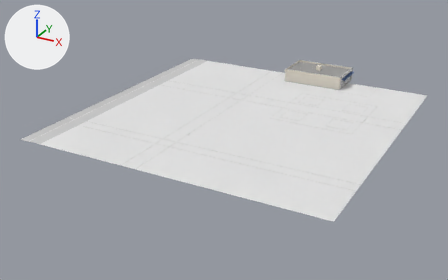
An edit to the glTF model dushanbe_city/assets/city/chunks/chunk_1_2.glb, drawn before and after from the same camera.
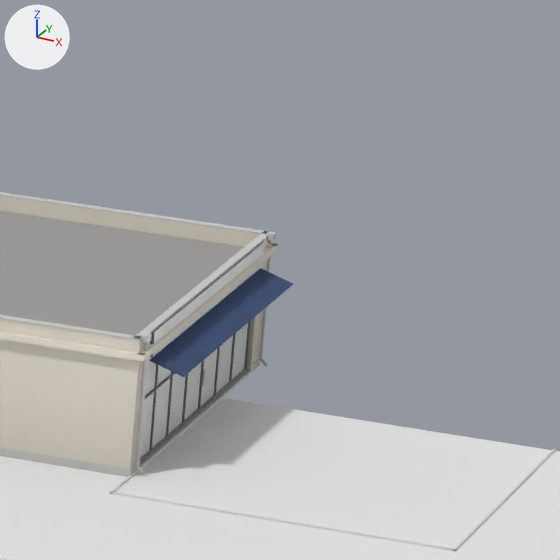
Each version appears first whole from a camera (50 mm lens) standing at (-62.0, -122.2, 75.9) and looking at (-153.8, 44.7, -7.6), and next in a close-up on the part from 73% to 85% of the width and 17% to 35% of the height. Every picture has the same lights, and +X, +Y and +Z are marked at upper left. The older version's two pictures come first. Vertices at exactly the same position are counted once.

The first close-up shows 'base', 'detail'.
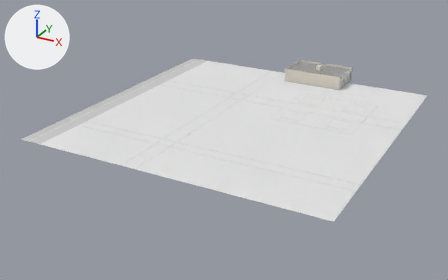
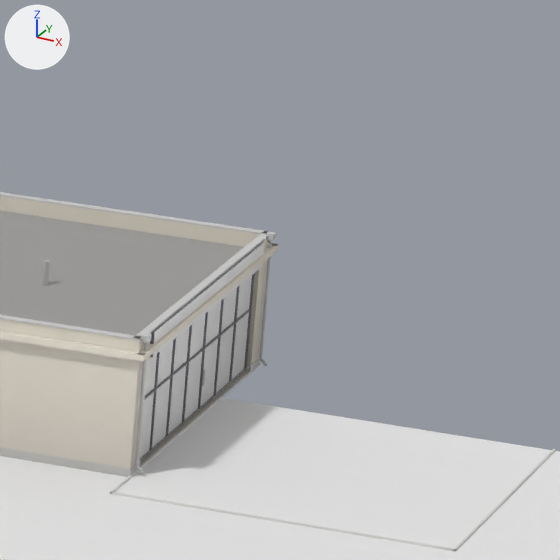
The change in detail:
me_base is used by ob_base; location (-150.0, 50.0, 0.0).
me_base had 553 vertices, 598 faces and spanned x -50.0..50.0, y -50.0..54.5, z -0.1..6.1.
me_base now has 549 vertices, 594 faces and spans x -50.0..50.0, y -50.0..54.5, z -0.1..6.1.
me_base part 1: the loose piece of 4 vertices spanning x 20.0..21.3, y 41.2..53.2, z 3.7..4.1 is deleted.
me_base no longer uses material mat_fabric.

Location of each change, (x1, y1, x2, y2) in pixels of the close-ups (560 x 560 px):
part 1 of me_base, deleted (blue)
    before: (149, 268, 293, 377)
